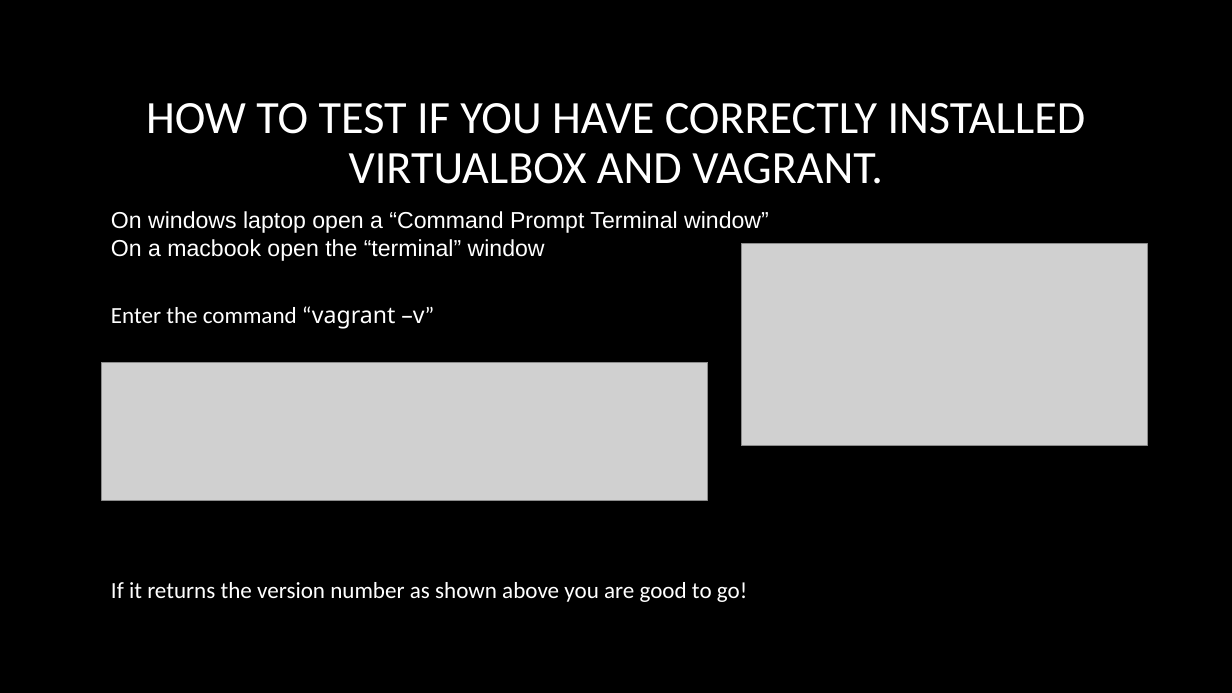
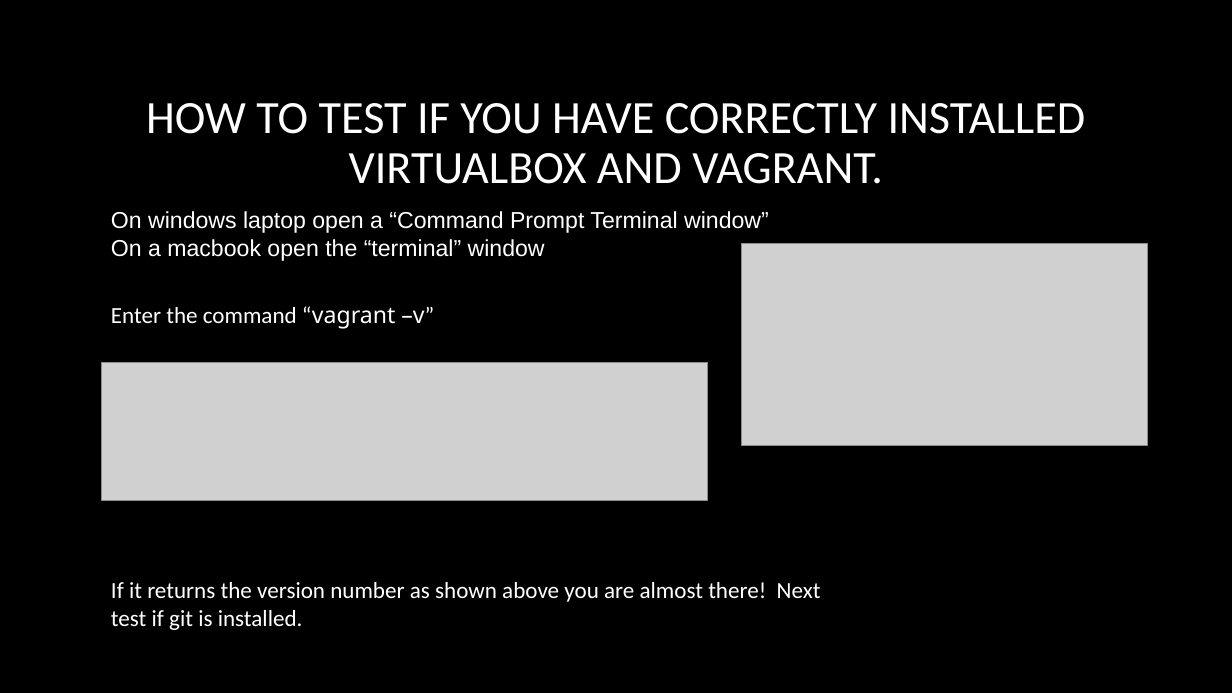
Before and after one commit to chrisbuwahpc/Data1001, a slide deck: slide 3 of VM_instructions.pptx. Drawn at 1232x693 pixels with LibreOffice and Linux fonts; fonts in the diff are those of the drawing; grey boxes stand for pictures; background and template pictures are left out. Boxes give left, top, right and bottom in pixels: in the first picture for what was removed or moved away, otherwise in the second. Text is boxed around its words. In the diff, an @@ line names an element or a change of style, - is before the commit and + after.

Commit message:
update ppt and Vagrantfiel

```diff
--- a/VM_instructions.pptx
+++ b/VM_instructions.pptx
@@ text at (111,582,821,630): text changed @@
-If it returns the version number as shown above you are good to go!
+If it returns the version number as shown above you are almost there! Next test if git is installed.
```
Also in this commit, not shown: 6 other slides changed, 1 slide added, 2 other files.
